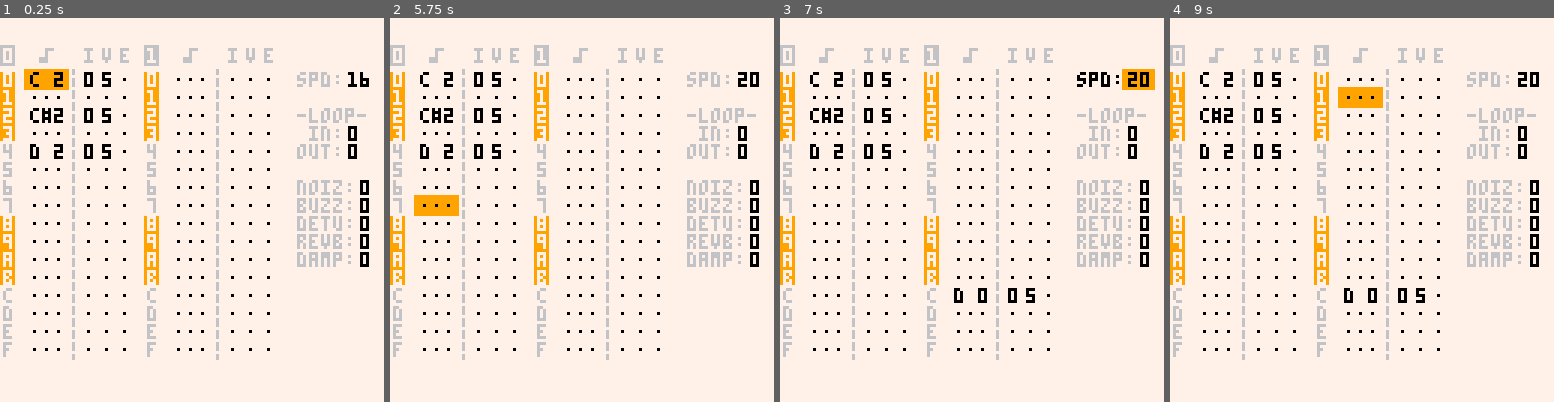
Above: before the commit, frames 1-4 (left to right).
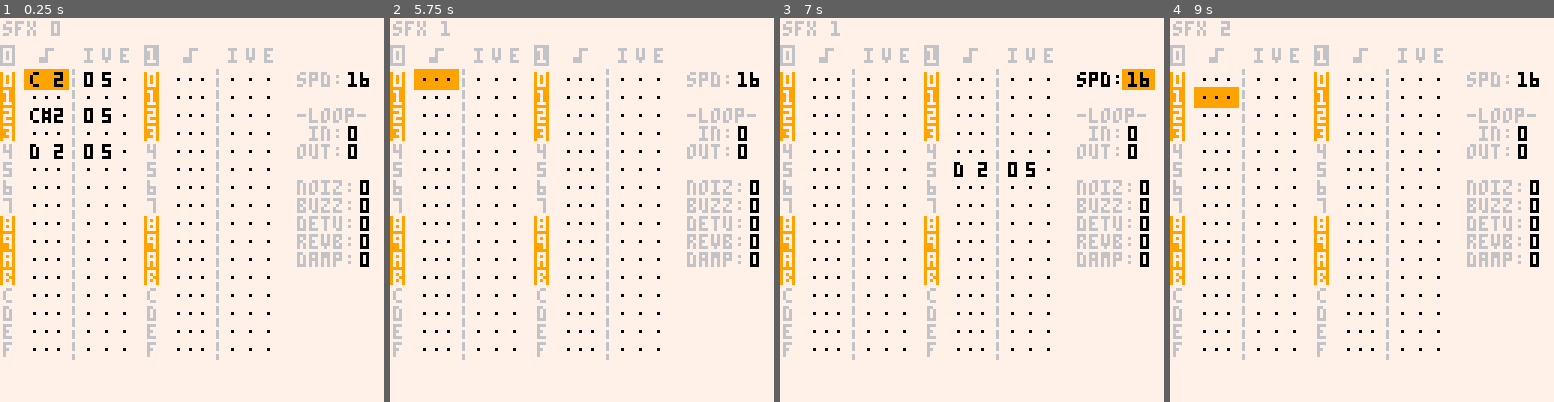
Above: after the commit, the same moments.

Repository: romainchapou/pico-sound-dj
Game: PICO-8 cartridge psdj.p8
Same seed, same stepped clock (60 frames per second), same inputs: the game is played once before the commit and once after it.
Inputs:
- Up to frame 1 (0.25 s): no input
- Up to frame 2 (5.75 s): tap X (X key) at 0.33, 1.07, 1.85, 2.97, 4.08, 5.2 s; tap O (Z key) at 0.7, 1.7, 2.1, 2.5, 2.9, 3.3, 3.7, 4.1, 4.5, 4.9, 5.3, 5.7 s; hold Right 1.6-2.1 s; hold Up 2.15-2.42 s; hold Right 2.47-3.03 s; hold Left 3.08-3.58 s; hold Down 3.63-3.97 s; hold Right 4.02-4.68 s; hold Up 4.73-5.03 s; hold Left 5.08-5.68 s; hold Down from 5.73 s (still down)
- Up to frame 3 (7 s): release Down at 6.03 s; hold Right 6.08-6.58 s; tap O (Z key) at 6.1, 6.5, 6.9 s; tap X (X key) at 6.32 s; hold Right from 6.63 s (still down)
- Up to frame 4 (9 s): release Right at 7.13 s; hold Up 7.18-7.45 s; tap O (Z key) every 0.4 s from 7.3 to 8.9 s; tap X (X key) at 7.43, 8.55 s; hold Right 7.5-8.07 s; hold Left 8.12-8.62 s; hold Down from 8.67 s (still down)

The runs differ from the first frame. In frame 1, 0.2% of the frame differs, in the area x 0-16%, y 0-5%; in frame 2, 2.3%; in frame 3, 1.7%; in frame 4, 2.7%, in the area x 0-97%, y 0-75%.

Commit message:
Add sfx change with B-up/down

Diff:
--- a/input_widget.lua
+++ b/input_widget.lua
@@ -96,8 +96,8 @@
       -- TODO also store sfx settings for the proper playback
       -- TODO also maybe store the previous note for the correct playback of the slide effect
       -- TODO store not in sfx 1 but in the free memory and point to it for the playback to avoid overlaps
-      store_in_mem(_ENV, 0x3200 + 68) -- store to first note of sfx 1
-      sfx(1, -1, 0, 1)
+      store_in_mem(_ENV, 0x3200 + 68*63) -- store to first note of sfx 63
+      sfx(63, -1, 0, 1)
     end,
 
     copy_values = function(_ENV, other_note)
--- a/main.lua
+++ b/main.lua
@@ -10,13 +10,13 @@
 
   menuitem(1, "play", function()
     sfx_editor:store_sfx_in_memory()
-    sfx(0)
+    sfx(sfx_editor.sfx_id)
   end)
 
   menuitem(2, "save", function()
     sfx_editor:store_sfx_in_memory()
     -- TODO adapt
-    cstore(0x3200, 0x3200, 68)
+    cstore(0x3200, 0x3200, 64*68)
   end)
 
   T = 0 -- test variable
--- a/sfx_editor.lua
+++ b/sfx_editor.lua
@@ -45,6 +45,9 @@
       if btnp(0) then panel_selection -= 1 end
       if btnp(1) then panel_selection += 1 end
 
+      if btnp(2) then change_sfx(_ENV, sfx_id-1) end
+      if btnp(3) then change_sfx(_ENV, sfx_id+1) end
+
       panel_selection = mid(0, panel_selection, 1)
     end
 
@@ -56,6 +59,8 @@
   end,
 
   draw = function(_ENV)
+    print("sfx " .. tostr(sfx_id), 1, 1, 6)
+
     local start_x, start_y, col_x_diff = 10, 12, 48
 
     for i=0,1 do
@@ -148,6 +153,14 @@
     end
   end,
 
+  change_sfx = function(_ENV, new_sfx_id)
+    new_sfx_id = mid(0, new_sfx_id, 63)
+
+    if new_sfx_id == sfx_id then return end
+
+    store_sfx_in_memory(_ENV)
+    init(_ENV, new_sfx_id)
+  end,
 
   -- IO / memory synchronisation
 
